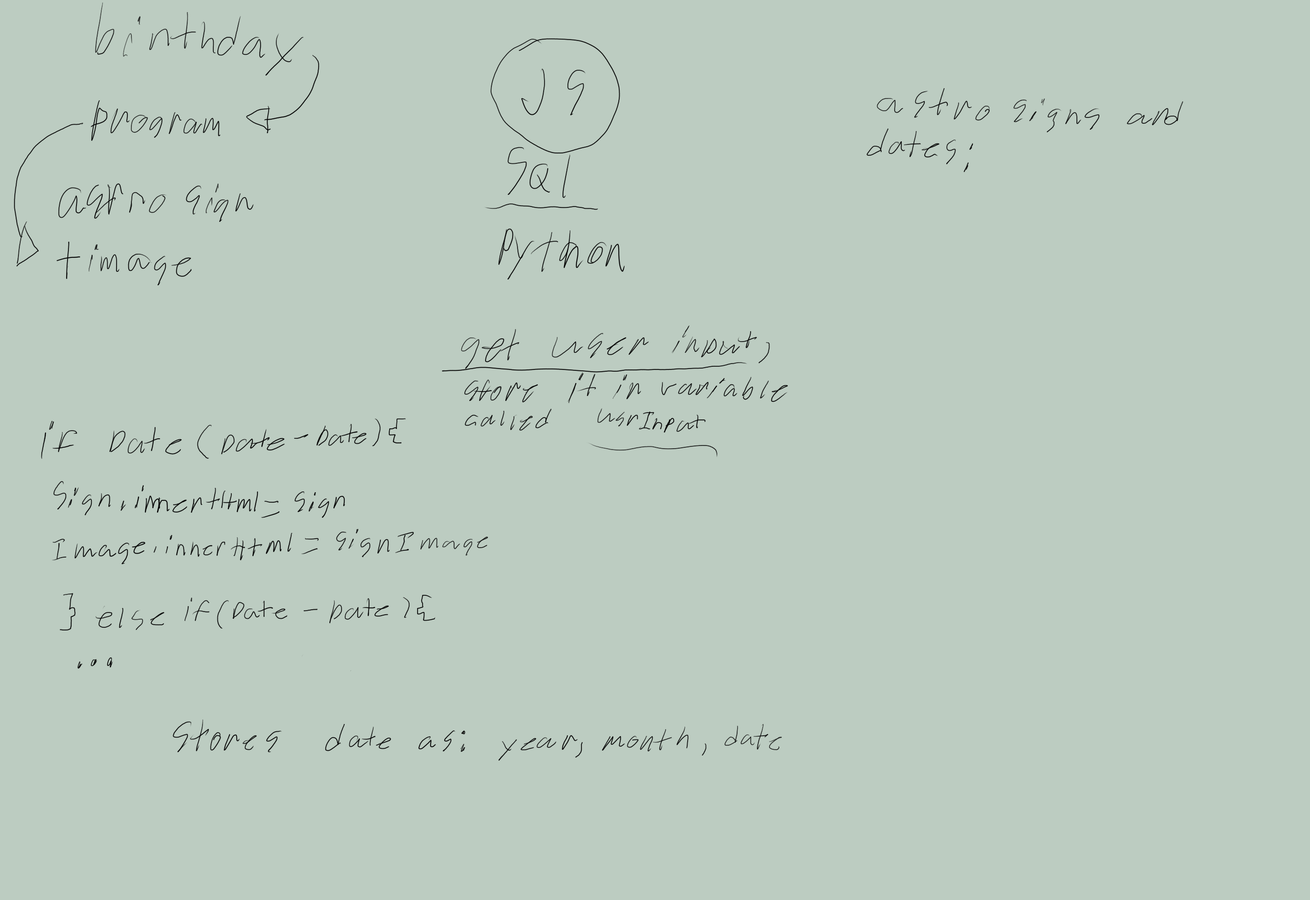
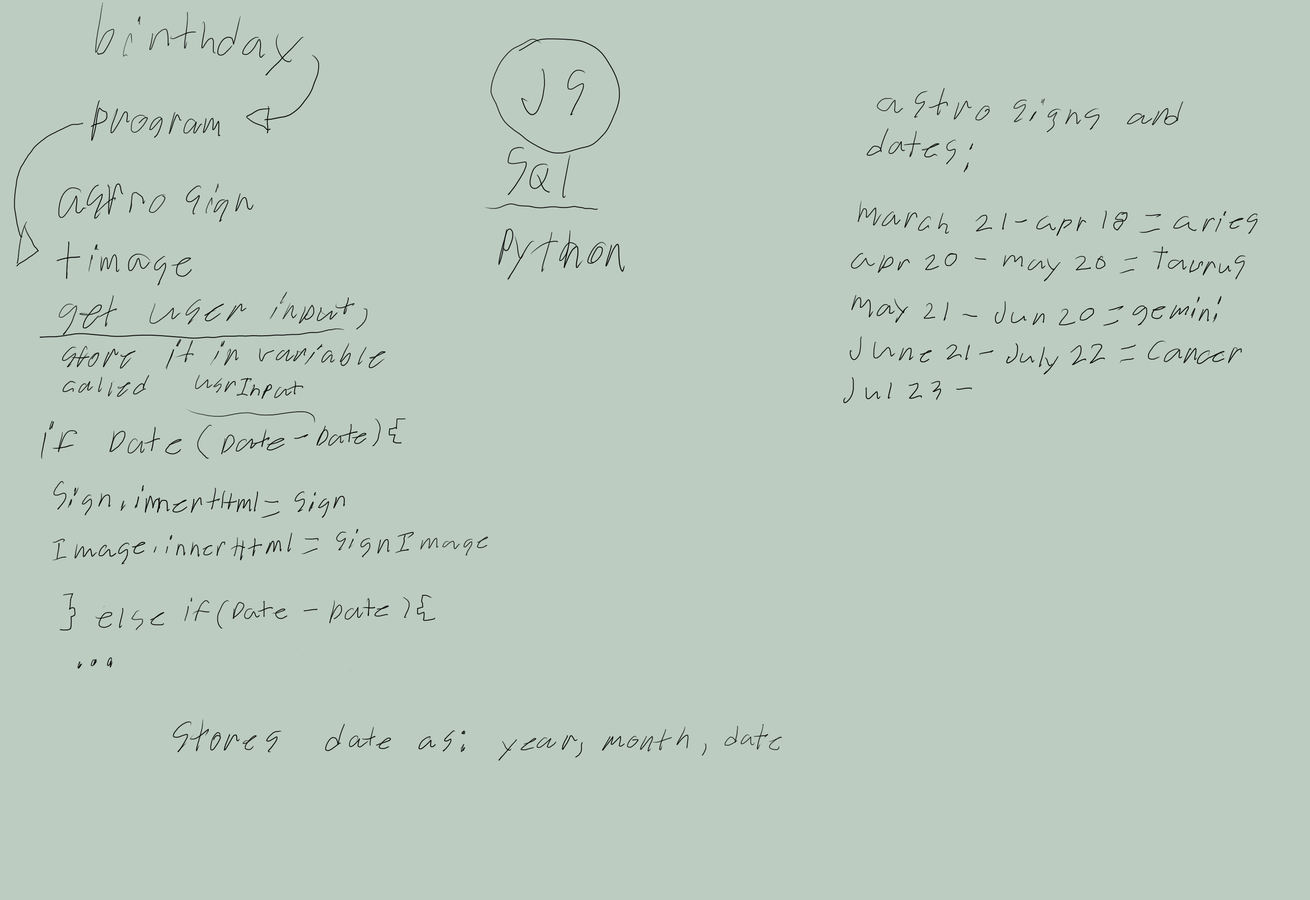
Layer changes from the first 1310 x 900 image to the second:
painted on "Paint Layer 1" over [39, 200, 1259, 458]
